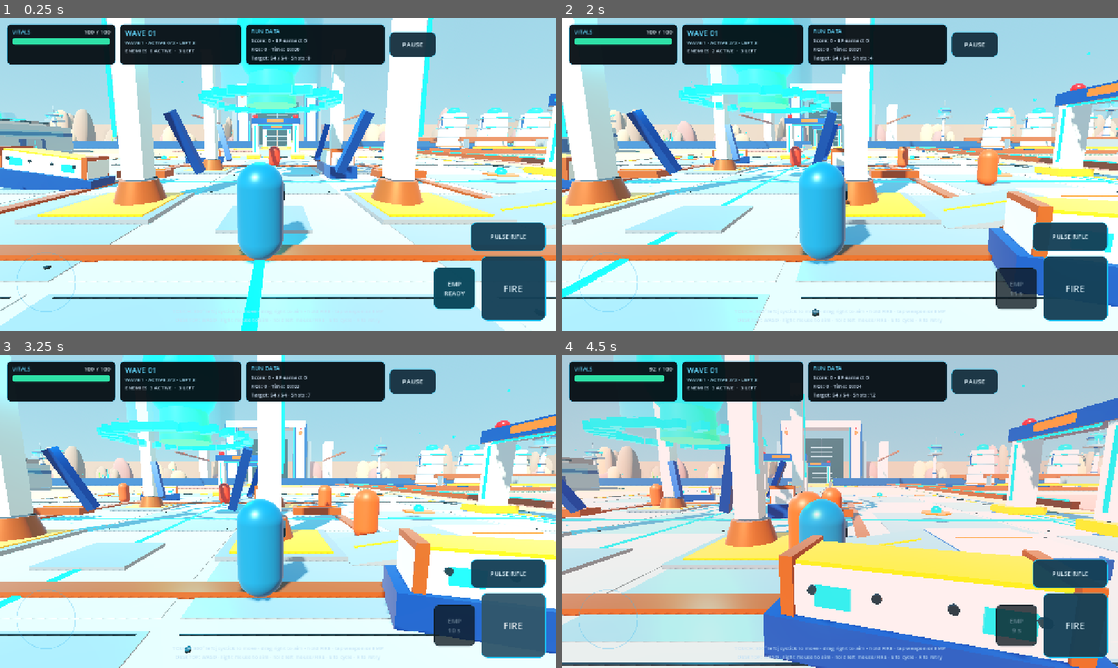
Above: before the commit, frames 1-4 (two rows, left to right).
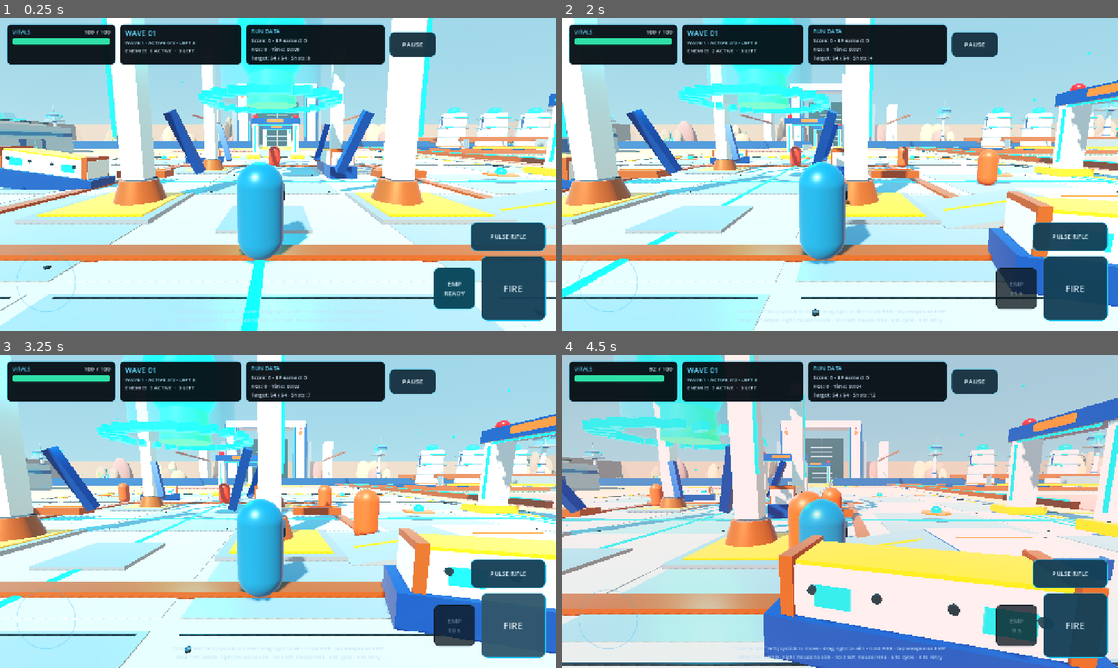
Above: after the commit, the same moments.

Repository: Scryptexai/ExoComplict
Game: Godot game, scene res://scenes/main.tscn
The game is run twice, just before and just after one commit, with the same random seed, the same clock (stepped at 60 frames per second) and the same inputs.
Inputs (mouse positions are in pixels of both pictures, inside the frame that each line leads up to):
- Up to frame 1 (0.25 s): no input
- Up to frame 2 (2 s): click "EMP READY" at 0.5 s; tap Enter at 1.25 s; move the mouse to (962, 158) at 1.27 s; press the mouse at (962, 158) at 1.28 s; hold D (move_right) from 1.28 s (still down)
- Up to frame 3 (3.25 s): release D (move_right) at 2 s; release the mouse at (400, 495) at 2 s; drag from (166, 527) to (250, 574) at 2.02 s; click "FIRE" at 2.75 s
- Up to frame 4 (4.5 s): move the mouse to (895, 442) at 3.52 s; press the mouse at (895, 442) at 3.53 s; hold D (move_right) 3.53-4.25 s; release the mouse at (895, 442) at 4.25 s; drag from (812, 574) to (673, 464) at 4.27 s

The runs differ from the first frame. In frame 1, 0.4% of the frame differs, in the area x 9-81%, y 28-40%; in frame 2, 0.3%; in frame 3, 0.4%; in frame 4, 0.7%, in the area x 6-81%, y 28-40%.
Error before the commit: Parse Error: Cannot find member "transformed" in base "AABB". (res://scripts/worlds/gltf_asset_library.gd:55)

Commit message:
Fix GLTF bounds and source Kenney Space Kit models
Co-authored-by: arena-agent <297053741+arena-agent@users.noreply.github.com>

Diff:
--- a/game/scripts/worlds/gltf_asset_library.gd
+++ b/game/scripts/worlds/gltf_asset_library.gd
@@ -52,7 +52,7 @@
 		if not is_instance_valid(mesh_instance) or mesh_instance.mesh == null:
 			continue
 		var relative_transform := inverse_root * mesh_instance.global_transform
-		var mesh_bounds := mesh_instance.get_aabb().transformed(relative_transform)
+		var mesh_bounds := _transform_aabb(mesh_instance.get_aabb(), relative_transform)
 		model_bounds = mesh_bounds if not has_bounds else model_bounds.merge(mesh_bounds)
 		has_bounds = true
 	if not has_bounds or model_bounds.size.is_zero_approx():
@@ -71,3 +71,32 @@
 	body.add_child(collision)
 	model_root.add_child(body)
 	return body
+
+
+static func _transform_aabb(bounds: AABB, transform: Transform3D) -> AABB:
+	var min_corner := Vector3.ZERO
+	var max_corner := Vector3.ZERO
+	var has_corner := false
+	for corner_index in range(8):
+		var local_corner := bounds.position
+		if (corner_index & 1) != 0:
+			local_corner.x += bounds.size.x
+		if (corner_index & 2) != 0:
+			local_corner.y += bounds.size.y
+		if (corner_index & 4) != 0:
+			local_corner.z += bounds.size.z
+
+		var transformed_corner := transform * local_corner
+		if not has_corner:
+			min_corner = transformed_corner
+			max_corner = transformed_corner
+			has_corner = true
+		else:
+			min_corner.x = minf(min_corner.x, transformed_corner.x)
+			min_corner.y = minf(min_corner.y, transformed_corner.y)
+			min_corner.z = minf(min_corner.z, transformed_corner.z)
+			max_corner.x = maxf(max_corner.x, transformed_corner.x)
+			max_corner.y = maxf(max_corner.y, transformed_corner.y)
+			max_corner.z = maxf(max_corner.z, transformed_corner.z)
+
+	return AABB(min_corner, max_corner - min_corner)
Not shown, added: game/assets/world/kenney_space_kit/LICENSE.txt
Binary file added: game/assets/world/kenney_space_kit/alien.glb
Binary file added: game/assets/world/kenney_space_kit/astronauta.glb
Binary file added: game/assets/world/kenney_space_kit/astronautb.glb
Binary file added: game/assets/world/kenney_space_kit/craft-miner.glb
Binary file added: game/assets/world/kenney_space_kit/gate-complex.glb
Binary file added: game/assets/world/kenney_space_kit/hangar-largea.glb
Binary file added: game/assets/world/kenney_space_kit/machine-generator.glb
Binary file added: game/assets/world/kenney_space_kit/rock-crystals.glb
Binary file added: game/assets/world/kenney_space_kit/turret-double.glb
Binary file added: game/assets/world/kenney_space_kit/weapon-rifle.glb
Not shown, changed: DEVELOPMENT_ROADMAP.md
(and 4 more such lines)
